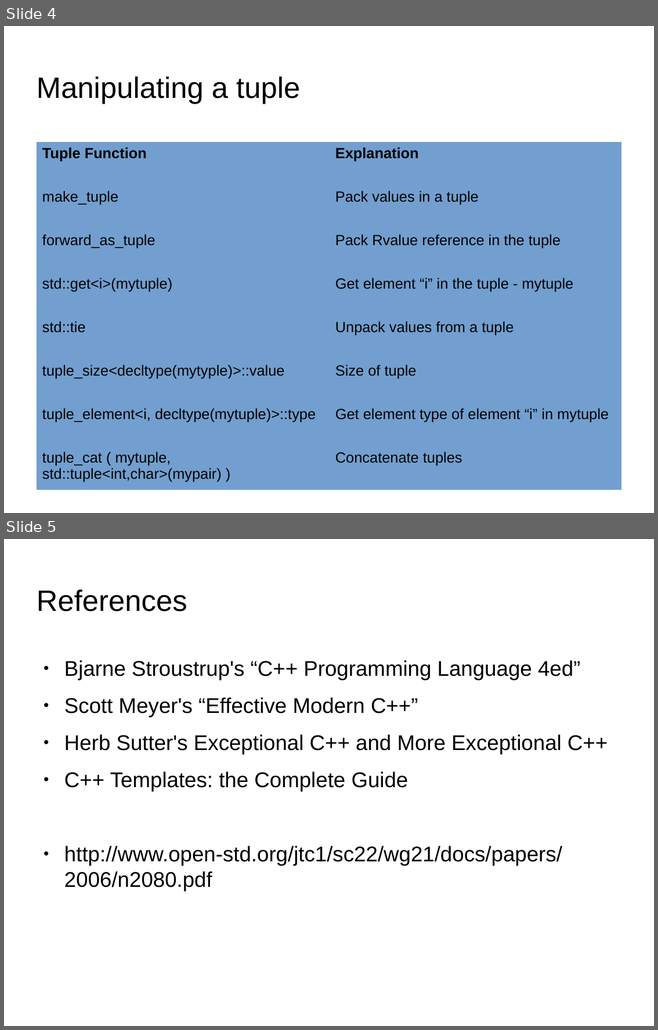
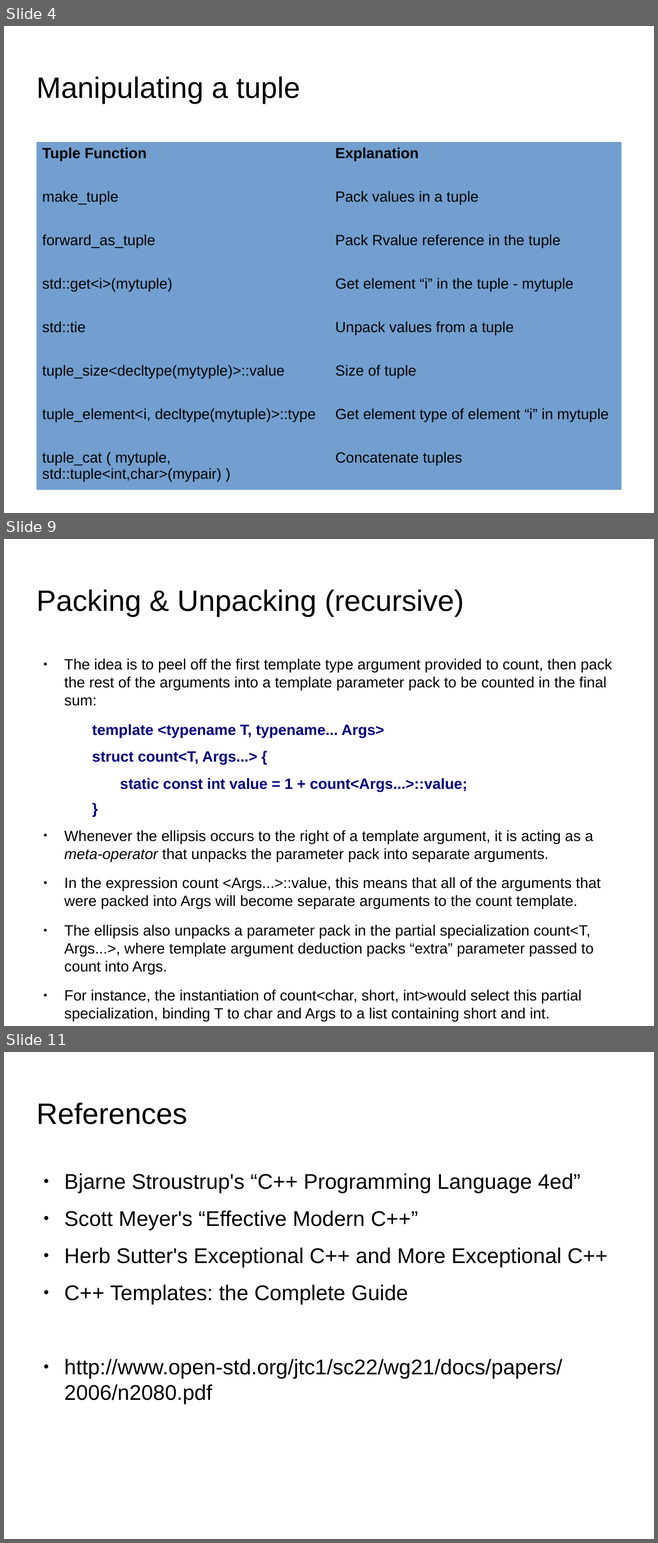
Before and after one commit to kks32/cpp-software-development, a slide deck: Ex18_Variadic_Templates/Ex18_Variadic_Templates.odp. Shown one above the other, each under a label of ours: slides 4 and 5 before the commit, slides 4, 9 and 11 after it; the slides between them are not shown. The pictures are 658x1030 and 658x1543 pixels, drawn with LibreOffice and Linux fonts; fonts in the diff are those of the drawing; background and template pictures are left out. Boxes give left, top, right and bottom in pixels: in the first picture for what was removed or moved away, otherwise in the second. Text is boxed around its words. In the diff, an @@ line names an element or a change of style, - is before the commit and + after.

Commit message:
Variadic template example

```diff
--- a/Ex18_Variadic_Templates/Ex18_Variadic_Templates.odp
+++ b/Ex18_Variadic_Templates/Ex18_Variadic_Templates.odp
@@ slide 9 added at bbox=[4, 539, 654, 1026], background picture (left out) @@
@@ title added at bbox=[36, 589, 464, 617], 36 pt, text #000000 @@
+Packing & Unpacking (recursive)
@@ text added at bbox=[64, 658, 612, 1022], 18.2 pt, text #000000 @@
+● The idea is to peel off the first template type argument provided to count, then pack the rest of the arguments into a template parameter pack to be counted in the final sum:
+  template <typename T, typename... Args>
+  struct count<T, Args...> {
+    static const int value = 1 + count<Args...>::value;
+  }
+● Whenever the ellipsis occurs to the right of a template argument, it is acting as a meta-operator that unpacks the parameter pack into separate arguments.
+● In the expression count <Args...>::value, this means that all of the arguments that were packed into Args will become separate arguments to the count template.
+● The ellipsis also unpacks a parameter pack in the partial specialization count<T, Args...>, where template argument deduction packs “extra” parameter passed to count into Args.
+● For instance, the instantiation of count<char, short, int>would select this partial specialization, binding T to char and Args to a list containing short and int.
@@ what was slide 5 is now slide 11 @@
```
Also in this commit, not shown: 5 other slides added, 2 other files.
